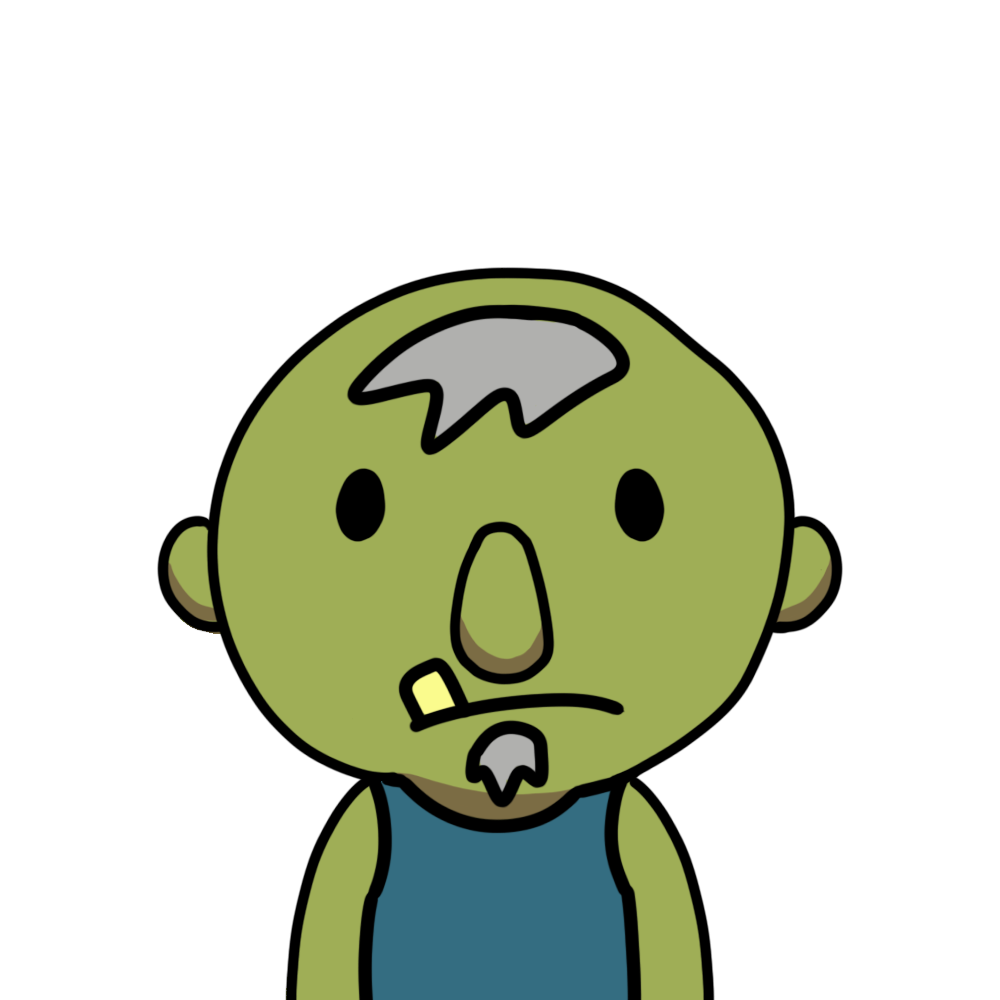
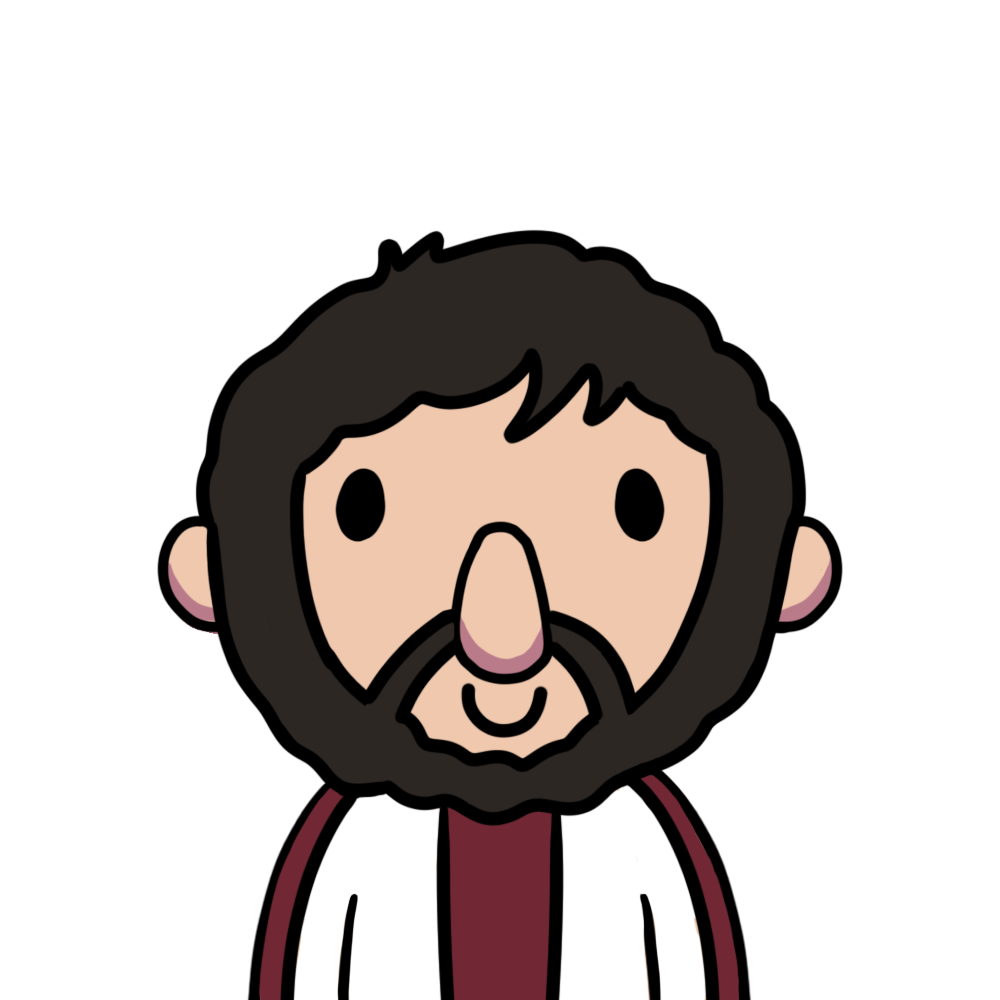
Revision of a layered 1000 x 1000 image; what changed, layer by layer:
hid group "Group 1" (2 layers) over [346,303,653,1000]
painted on "Layer 24" over [349,772,647,1000]
painted on "Layer 25" over [346,780,653,1000]
added group "Group 2" with 2 layers above "Layer 29" over [195,229,807,1000]
added layer "Layer 30" in group "Group 2" over [195,229,807,1000]
added layer "Layer 32" in group "Group 2" over [205,237,803,1000]
painted on "Layer 2" over [247,755,752,1000]
hid "Layer 6" over [167,229,833,1000]
added layer "Layer 31" above "Layer 4" over [167,229,833,1000]
showed "Layer 4" over [167,229,833,1000]
painted on "Layer 3" over [257,769,741,1000]
